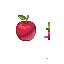
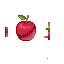
Before/after of a 64 × 64 layered artwork. What changed in the layer stack:
painted on "Blank" over left=5, top=21, right=35, bottom=39
